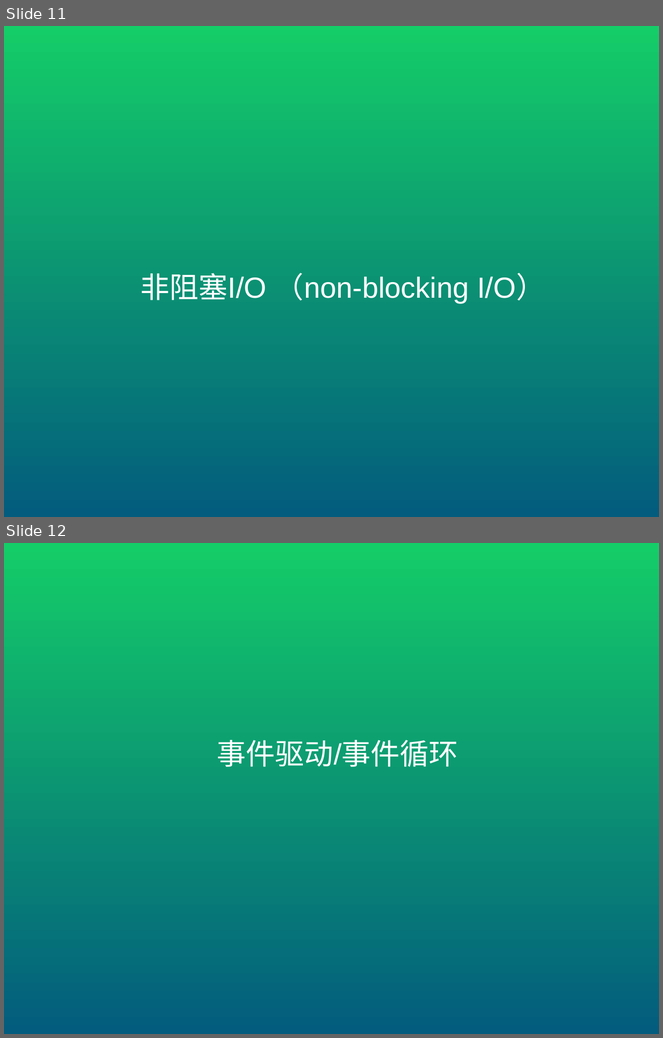
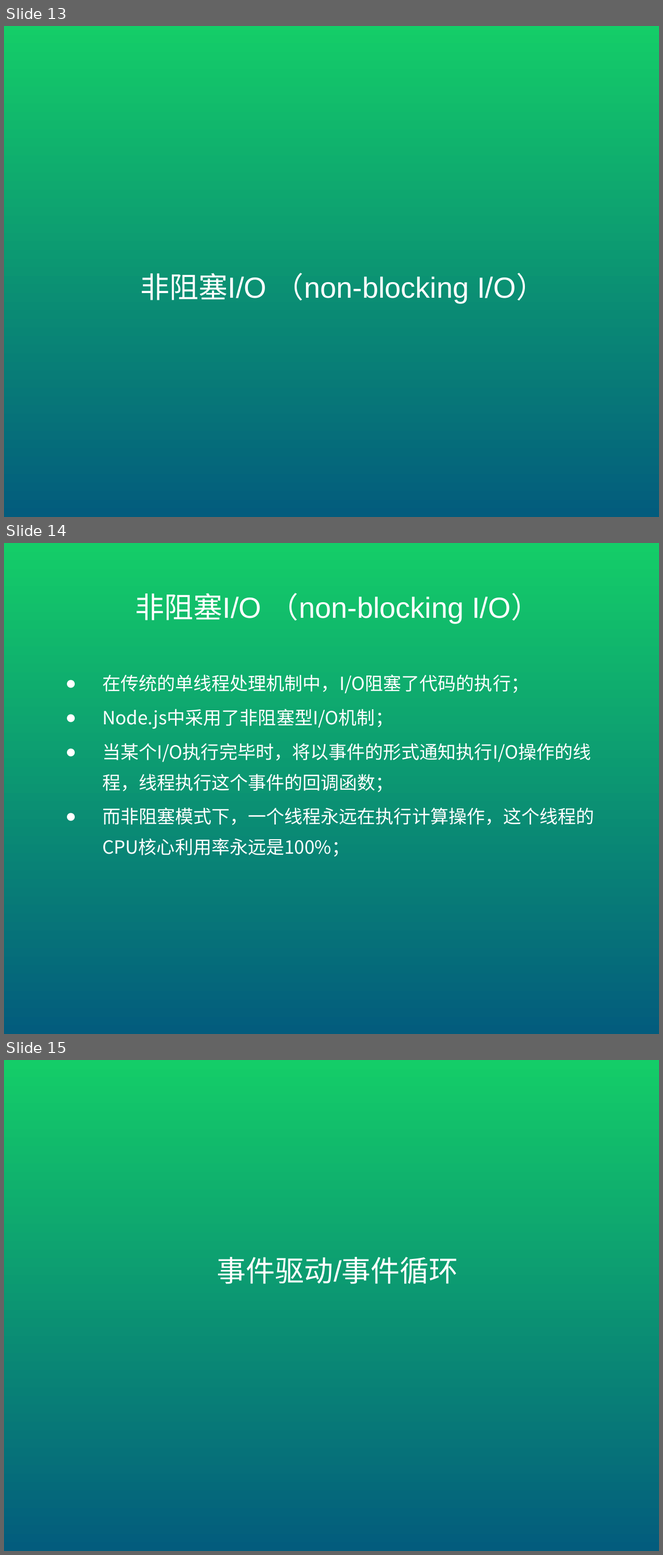
Before and after one commit to mopacha/course, a slide deck: ppt/聊一下NodeJS.pptx. Shown one above the other, each under a label of ours: slides 11 and 12 before the commit, slides 13, 14 and 15 after it. The pictures are 663x1038 and 663x1555 pixels, drawn with LibreOffice and Linux fonts; fonts in the diff are those of the drawing. Boxes give left, top, right and bottom in pixels: in the first picture for what was removed or moved away, otherwise in the second. Text is boxed around its words. In the diff, an @@ line names an element or a change of style, - is before the commit and + after.

```diff
--- a/ppt/聊一下NodeJS.pptx
+++ b/ppt/聊一下NodeJS.pptx
@@ slide 14 added at <box>4,543,659,1034</box>, background gradient #14CD68 to #035C7D @@
@@ title added at <box>135,593,540,624</box>, 32 pt, text #FFFFFF @@
+非阻塞I/O （non-blocking I/O）
@@ subtitle added at <box>102,675,594,857</box>, 20 pt, text #FFFFFF @@
+● 在传统的单线程处理机制中，I/O阻塞了代码的执行；
+● Node.js中采用了非阻塞型I/O机制；
+● 当某个I/O执行完毕时，将以事件的形式通知执行I/O操作的线程，线程执行这个事件的回调函数；
+● 而非阻塞模式下，一个线程永远在执行计算操作，这个线程的CPU核心利用率永远是100%；
@@ what was slide 11 is now slide 13 @@
@@ what was slide 12 is now slide 15 @@
```
Also in this commit, not shown: 1 slide changed, 5 other slides added, 1 slide removed, 1 other file.
